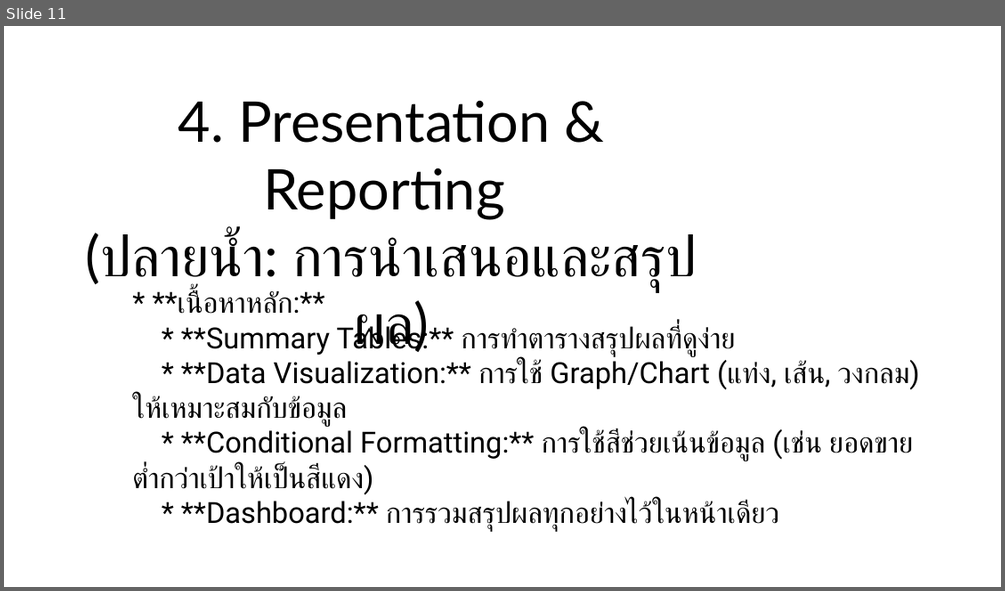
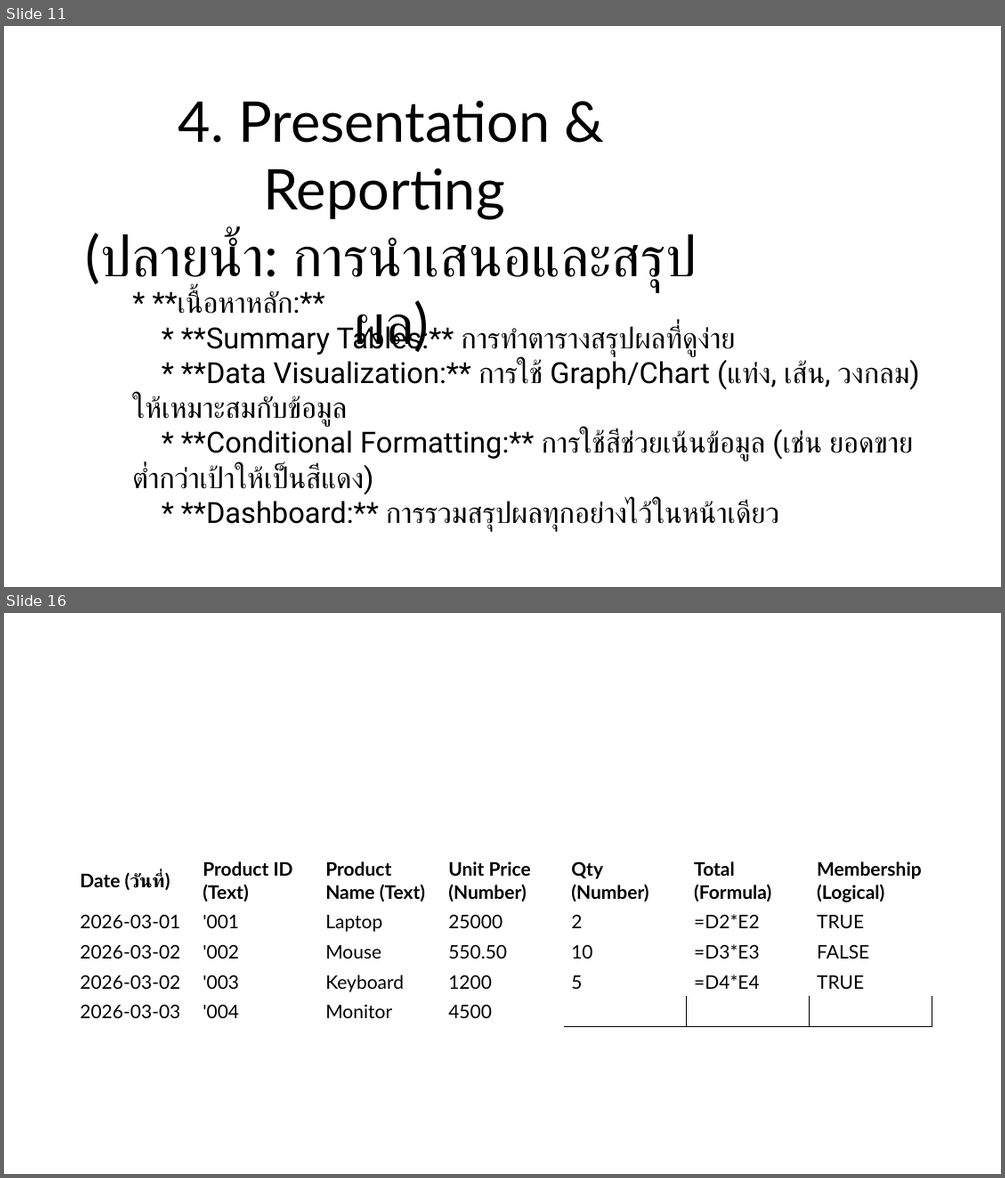
Before and after one commit to Tepakornk/excel-course, a slide deck: Excelppt.pptx. Shown one above the other, each under a label of ours: slide 11 before the commit, slides 11 and 16 after it; the slides between them are not shown. The pictures are 1005x591 and 1005x1178 pixels, drawn with LibreOffice and Linux fonts; fonts in the diff are those of the drawing. Boxes give left, top, right and bottom in pixels: in the first picture for what was removed or moved away, otherwise in the second. Text is boxed around its words. In the diff, an @@ line names an element or a change of style, - is before the commit and + after.

```diff
--- a/Excelppt.pptx
+++ b/Excelppt.pptx
@@ slide 16 added at bbox=[4, 613, 1001, 1174], background #FFFFFF @@
@@ table added at bbox=[73, 854, 931, 1027], 5 rows, 7 columns @@
+Date (วันที่) | Product ID (Text) | Product Name (Text) | Unit Price (Number) | Qty (Number) | Total (Formula) | Membership (Logical)
+2026-03-01 | '001 | Laptop | 25000 | 2 | =D2*E2 | TRUE
+2026-03-02 | '002 | Mouse | 550.50 | 10 | =D3*E3 | FALSE
+2026-03-02 | '003 | Keyboard | 1200 | 5 | =D4*E4 | TRUE
+2026-03-03 | '004 | Monitor | 4500 |  |  | 
```
Also in this commit, not shown: 3 other slides added, 2 slides removed, 6 other files.
